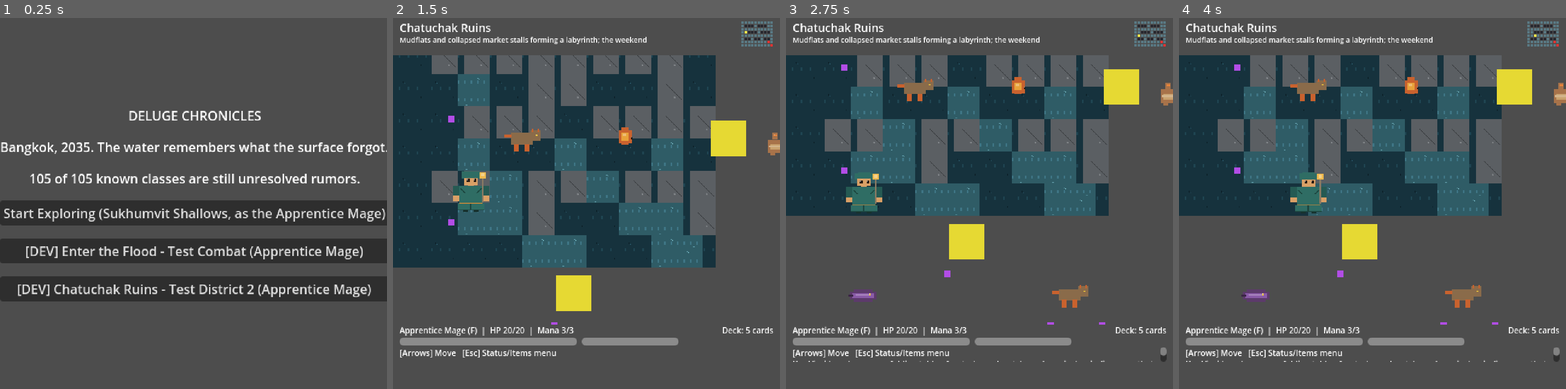
Above: before the commit, frames 1-4 (left to right).
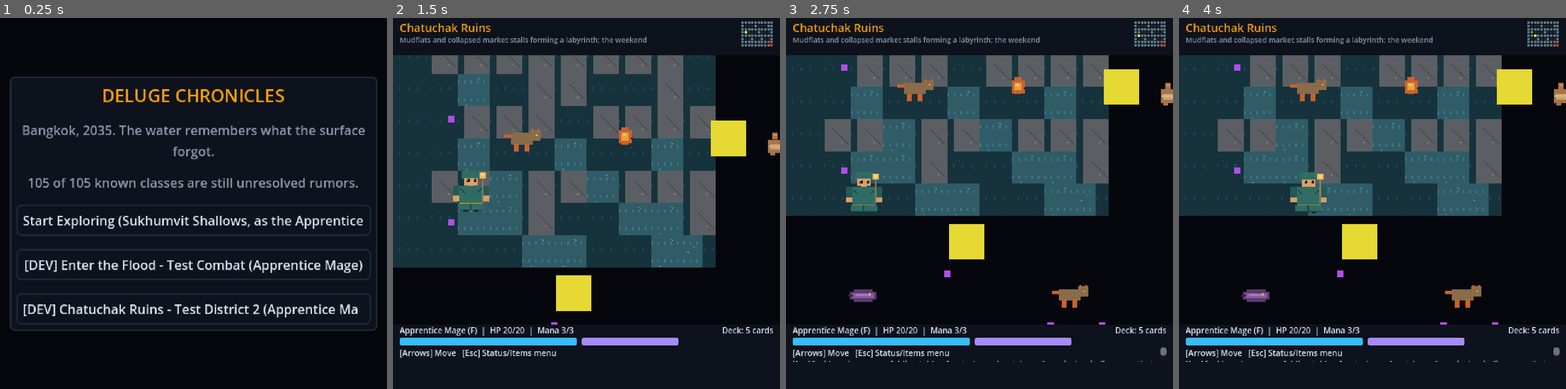
Above: after the commit, the same moments.

Repository: LupangSyS/PulseAI
Game: Godot game, scene res://scenes/main_menu.tscn
The game is run twice, just before and just after one commit, with the same random seed, the same clock (stepped at 60 frames per second) and the same inputs.
Inputs:
- Up to frame 1 (0.25 s): no input
- Up to frame 2 (1.5 s): click "[DEV] Chatuchak Ruins - Test …" at 0.5 s; hold Right (ui_right) from 1.28 s (still down)
- Up to frame 3 (2.75 s): tap Enter at 2 s; release Right (ui_right) at 2.03 s; hold Down (ui_down) from 2.03 s (still down)
- Up to frame 4 (4 s): release Down (ui_down) at 2.78 s; hold Right (ui_right) 2.78-3.53 s; tap Space at 3.5 s; hold Up (ui_up) from 3.53 s (still down)

The runs differ from the first frame. In frame 1, 98% of the frame differs, in the area x 0-100%, y 0-100%; in frame 2, 50%; in frame 3, 61%; in frame 4, 61%.

Commit message:
Extend the dark theme app-wide (main menu, overworld, status menu)
Combat's new dark theme made the rest of the app's stock-Godot-gray look
even more obviously out of place - main menu, overworld HUD, and the
status/items menu were all still completely unstyled. Extracted the
theme-building logic out of combat.gd into a shared scripts/util/ui_theme.gd
(same static-utility convention as SpriteLoader/TileLoader) so every
screen adopts the exact same palette and Theme resource with one line
instead of each re-deriving its own, and refactored combat.gd itself to
use it rather than keeping a private copy.

Applied it to overworld.gd (flat panel-color fills behind the HUD bands,
since those position children by raw pixel coordinates rather than
container rules - a PanelContainer wrapper would have fought that),
status_menu.gd, and main_menu.gd.

Caught and fixed a real overflow along the way: wrapping main_menu in a
PanelContainer made it size to its widest natural content instead of
the 480px canvas, running long button labels off the right edge - found
via an actual screenshot, not assumed, and fixed by capping the box
width and clipping button text (Button doesn't wrap its own text, same
constraint combat.gd's tray buttons already work around).

Validated headlessly under Xvfb: clean import, real screenshots of all
four screens (main menu, overworld, status menu in both tabs, and a
combat regression check that the refactor didn't break anything), plus
an explicit global-rect overflow check against the actual viewport
height rather than eyeballing it.

Co-Authored-By: Claude Sonnet 5 <noreply@anthropic.com>
Claude-Session: https://claude.ai/code/session_01P5dwagSojk6u8oWg1L4kN1

Diff:
--- a/scripts/combat/combat.gd
+++ b/scripts/combat/combat.gd
@@ -84,19 +84,20 @@
 ## (battle just started) or "enemy is dead", both of which hide the display.
 var enemy_intent: Dictionary = {}
 
-## Palette for the combat scene's theme/panels/accents - see _build_theme.
-## Kept as named constants rather than inlined so the "player=cyan,
-## enemy=rose, warning=amber" color language stays consistent across the
-## HP bars, name labels, and intent readout.
-const COL_BG := Color("#05070c")
-const COL_PANEL_BG := Color("#0d121c")
-const COL_PANEL_BORDER := Color("#1e293b")
-const COL_HAZARD_BORDER := Color("#7f1d1d")
-const COL_PLAYER := Color("#38bdf8")
-const COL_ENEMY := Color("#f43f5e")
-const COL_WARNING := Color("#f59e0b")
-const COL_TEXT := Color("#dbe4f0")
-const COL_TEXT_DIM := Color("#8b96ab")
+## Palette for the combat scene's theme/panels/accents, aliased from the
+## shared UITheme utility (scripts/util/ui_theme.gd) so every other screen
+## (overworld, main menu, status menu) uses the exact same "player=cyan,
+## enemy=rose, warning=amber" color language instead of each scene
+## re-deriving its own.
+const COL_BG := UITheme.COL_BG
+const COL_PANEL_BG := UITheme.COL_PANEL_BG
+const COL_PANEL_BORDER := UITheme.COL_PANEL_BORDER
+const COL_HAZARD_BORDER := UITheme.COL_HAZARD_BORDER
+const COL_PLAYER := UITheme.COL_PLAYER
+const COL_ENEMY := UITheme.COL_ENEMY
+const COL_WARNING := UITheme.COL_WARNING
+const COL_TEXT := UITheme.COL_TEXT
+const COL_TEXT_DIM := UITheme.COL_TEXT_DIM
 
 var player_portrait: TextureRect
 var enemy_portrait: TextureRect
@@ -158,7 +159,7 @@
 	# name + HP readout, and a visual HP bar. Wrapped in a dark bordered
 	# panel (the "stage") instead of sitting bare on the background.
 	var arena_panel := PanelContainer.new()
-	arena_panel.add_theme_stylebox_override("panel", _panel_style(COL_PANEL_BORDER))
+	arena_panel.add_theme_stylebox_override("panel", UITheme.panel_style(COL_PANEL_BORDER))
 	root_box.add_child(arena_panel)
 
 	arena_row = HBoxContainer.new()
@@ -222,7 +223,7 @@
 
 	# --- Battle log: fixed height, does not expand.
 	var log_panel := PanelContainer.new()
-	log_panel.add_theme_stylebox_override("panel", _panel_style(COL_PANEL_BORDER))
+	log_panel.add_theme_stylebox_override("panel", UITheme.panel_style(COL_PANEL_BORDER))
 	root_box.add_child(log_panel)
 
 	log_label = RichTextLabel.new()
@@ -262,7 +263,7 @@
 	# End Turn off-screen. Wrapped in a hazard-bordered panel (the action
 	# zone) to distinguish it from the arena/log's neutral panels.
 	var tray_panel := PanelContainer.new()
-	tray_panel.add_theme_stylebox_override("panel", _panel_style(COL_HAZARD_BORDER))
+	tray_panel.add_theme_stylebox_override("panel", UITheme.panel_style(COL_HAZARD_BORDER))
 	root_box.add_child(tray_panel)
 
 	card_scroll = ScrollContainer.new()
@@ -294,16 +295,21 @@
 ## as this Control's own `theme` (see _build_ui), so every child Button/
 ## Label/PanelContainer picks it up automatically, including ones created
 ## later by _make_tray_button for cards/items.
+## Combat's own buttons (menu Cards/Item/Guard, End Turn, tray entries) use
+## a thicker border than UITheme.build()'s default - they're chunkier
+## tap/click targets than a HUD label row - so this stays a thin local
+## wrapper around UITheme.panel_style rather than calling UITheme.build()
+## directly.
 func _build_theme() -> Theme:
 	var t := Theme.new()
 
-	t.set_stylebox("panel", "PanelContainer", _panel_style(COL_PANEL_BORDER))
-
-	var btn_normal := _panel_style(COL_PANEL_BORDER, 4)
-	var btn_hover := _panel_style(COL_PLAYER, 4)
-	var btn_pressed := _panel_style(COL_PLAYER, 4)
+	t.set_stylebox("panel", "PanelContainer", UITheme.panel_style(COL_PANEL_BORDER))
+
+	var btn_normal := UITheme.panel_style(COL_PANEL_BORDER, 4)
+	var btn_hover := UITheme.panel_style(COL_PLAYER, 4)
+	var btn_pressed := UITheme.panel_style(COL_PLAYER, 4)
 	btn_pressed.bg_color = Color("#182335")
-	var btn_disabled := _panel_style(Color("#232b3d"), 4)
+	var btn_disabled := UITheme.panel_style(Color("#232b3d"), 4)
 	btn_disabled.bg_color = Color("#0a0d14")
 
 	t.set_stylebox("normal", "Button", btn_normal)
@@ -320,15 +326,6 @@
 
 	return t
 
-func _panel_style(border: Color, border_width: int = 2) -> StyleBoxFlat:
-	var style := StyleBoxFlat.new()
-	style.bg_color = COL_PANEL_BG
-	style.border_color = border
-	style.set_border_width_all(border_width)
-	style.set_corner_radius_all(6)
-	style.set_content_margin_all(8)
-	return style
-
 func _make_portrait() -> TextureRect:
 	var rect := TextureRect.new()
 	rect.custom_minimum_size = Vector2(80, 80)
@@ -351,19 +348,7 @@
 	bar.min_value = 0
 	bar.show_percentage = false
 	bar.size_flags_horizontal = Control.SIZE_SHRINK_CENTER
-
-	var bg := StyleBoxFlat.new()
-	bg.bg_color = Color("#0a0d14")
-	bg.border_color = COL_PANEL_BORDER
-	bg.set_border_width_all(1)
-	bg.set_corner_radius_all(3)
-	bar.add_theme_stylebox_override("background", bg)
-
-	var fill := StyleBoxFlat.new()
-	fill.bg_color = fill_color
-	fill.set_corner_radius_all(3)
-	bar.add_theme_stylebox_override("fill", fill)
-
+	UITheme.style_bar(bar, fill_color)
 	return bar
 
 ## A tray entry (hand card or item): a Button used purely as the click
@@ -391,7 +376,7 @@
 	# see the icon block below) so a card's type reads at a glance, the
 	# same idea as the icon tinting, applied to the frame around it too.
 	if icon_tint != Color.WHITE:
-		var border := _panel_style(icon_tint, 2)
+		var border := UITheme.panel_style(icon_tint, 2)
 		border.bg_color = COL_PANEL_BG
 		btn.add_theme_stylebox_override("normal", border)
 		var border_disabled := border.duplicate()
--- a/scripts/menu/status_menu.gd
+++ b/scripts/menu/status_menu.gd
@@ -59,9 +59,11 @@
 	visible = false
 
 func _build_ui() -> void:
+	theme = UITheme.build()
+
 	panel_bg = ColorRect.new()
 	panel_bg.set_anchors_and_offsets_preset(Control.PRESET_FULL_RECT)
-	panel_bg.color = Color(0.05, 0.06, 0.08, 0.94)
+	panel_bg.color = Color(UITheme.COL_BG.r, UITheme.COL_BG.g, UITheme.COL_BG.b, 0.94)
 	add_child(panel_bg)
 
 	var margin := MarginContainer.new()
@@ -91,16 +93,19 @@
 
 	title_label = Label.new()
 	title_label.add_theme_font_size_override("font_size", 13)
+	title_label.add_theme_color_override("font_color", UITheme.COL_WARNING)
 	header_text.add_child(title_label)
 
 	hp_bar = ProgressBar.new()
 	hp_bar.custom_minimum_size = Vector2(0, 12)
 	hp_bar.show_percentage = false
+	UITheme.style_bar(hp_bar, UITheme.COL_PLAYER)
 	header_text.add_child(hp_bar)
 
 	resource_bar = ProgressBar.new()
 	resource_bar.custom_minimum_size = Vector2(0, 12)
 	resource_bar.show_percentage = false
+	UITheme.style_bar(resource_bar, UITheme.COL_RESOURCE)
 	header_text.add_child(resource_bar)
 
 	var tab_row := HBoxContainer.new()
--- a/scripts/overworld/minimap.gd
+++ b/scripts/overworld/minimap.gd
@@ -29,6 +29,7 @@
 func _draw() -> void:
 	if district == null:
 		return
+	draw_rect(Rect2(Vector2.ZERO, size), UITheme.COL_PANEL_BG)
 	for y in district.grid_height:
 		for x in district.grid_width:
 			var blocked := false
--- a/scripts/overworld/overworld.gd
+++ b/scripts/overworld/overworld.gd
@@ -108,6 +108,33 @@
 
 func _build_ui() -> void:
 	set_anchors_and_offsets_preset(Control.PRESET_FULL_RECT)
+	theme = UITheme.build()
+
+	var backdrop := ColorRect.new()
+	backdrop.color = UITheme.COL_BG
+	backdrop.set_anchors_and_offsets_preset(Control.PRESET_FULL_RECT)
+	backdrop.mouse_filter = Control.MOUSE_FILTER_IGNORE
+	add_child(backdrop)
+
+	# Flat panel fills (not PanelContainer) behind the top/bottom HUD bands -
+	# both bands position their children with raw pixel coordinates rather
+	# than container layout rules, so wrapping them in a PanelContainer
+	# would fight that positioning; a plain colored rect behind them gets
+	# the same "boxed panel" read without touching how anything inside is
+	# placed.
+	var top_panel_bg := ColorRect.new()
+	top_panel_bg.color = UITheme.COL_PANEL_BG
+	top_panel_bg.position = Vector2.ZERO
+	top_panel_bg.size = Vector2(VIEWPORT_WIDTH, TOP_HUD_HEIGHT)
+	top_panel_bg.mouse_filter = Control.MOUSE_FILTER_IGNORE
+	add_child(top_panel_bg)
+
+	var bottom_panel_bg := ColorRect.new()
+	bottom_panel_bg.color = UITheme.COL_PANEL_BG
+	bottom_panel_bg.position = Vector2(0, VIEWPORT_HEIGHT - BOTTOM_HUD_HEIGHT)
+	bottom_panel_bg.size = Vector2(VIEWPORT_WIDTH, BOTTOM_HUD_HEIGHT)
+	bottom_panel_bg.mouse_filter = Control.MOUSE_FILTER_IGNORE
+	add_child(bottom_panel_bg)
 
 	map_viewport = Control.new()
 	map_viewport.position = Vector2(0, TOP_HUD_HEIGHT)
@@ -122,12 +149,14 @@
 	name_label = Label.new()
 	name_label.position = Vector2(8, 2)
 	name_label.add_theme_font_size_override("font_size", 14)
+	name_label.add_theme_color_override("font_color", UITheme.COL_WARNING)
 	add_child(name_label)
 
 	desc_label = Label.new()
 	desc_label.position = Vector2(8, 20)
 	desc_label.size = Vector2(340, 18)
 	desc_label.add_theme_font_size_override("font_size", 9)
+	desc_label.add_theme_color_override("font_color", UITheme.COL_TEXT_DIM)
 	desc_label.autowrap_mode = TextServer.AUTOWRAP_WORD_SMART
 	desc_label.clip_text = true
 	add_child(desc_label)
@@ -161,16 +190,19 @@
 	hp_bar = ProgressBar.new()
 	hp_bar.custom_minimum_size = Vector2(220, 10)
 	hp_bar.show_percentage = false
+	UITheme.style_bar(hp_bar, UITheme.COL_PLAYER)
 	bars_row.add_child(hp_bar)
 	resource_bar = ProgressBar.new()
 	resource_bar.custom_minimum_size = Vector2(120, 10)
 	resource_bar.show_percentage = false
+	UITheme.style_bar(resource_bar, UITheme.COL_RESOURCE)
 	bars_row.add_child(resource_bar)
 
 	log_label = RichTextLabel.new()
 	log_label.custom_minimum_size = Vector2(0, 18)
 	log_label.bbcode_enabled = true
 	log_label.add_theme_font_size_override("normal_font_size", 10)
+	log_label.add_theme_color_override("default_color", UITheme.COL_TEXT)
 	bottom.add_child(log_label)
 
 	inventory_container = HBoxContainer.new()
--- a/scripts/ui/main_menu.gd
+++ b/scripts/ui/main_menu.gd
@@ -14,42 +14,74 @@
 
 func _ready() -> void:
 	set_anchors_and_offsets_preset(Control.PRESET_FULL_RECT)
+	theme = UITheme.build()
 
+	var backdrop := ColorRect.new()
+	backdrop.color = UITheme.COL_BG
+	backdrop.set_anchors_and_offsets_preset(Control.PRESET_FULL_RECT)
+	backdrop.mouse_filter = Control.MOUSE_FILTER_IGNORE
+	add_child(backdrop)
+
+	var center := CenterContainer.new()
+	center.set_anchors_and_offsets_preset(Control.PRESET_FULL_RECT)
+	add_child(center)
+
+	var panel := PanelContainer.new()
+	panel.add_theme_stylebox_override("panel", UITheme.panel_style(UITheme.COL_PANEL_BORDER))
+	center.add_child(panel)
+
+	# Capped to fit the 480-wide base canvas (see project.godot's
+	# viewport_width) with margin either side - a PanelContainer/VBoxContainer
+	# otherwise sizes to its widest natural content, and these button labels
+	# are long enough to overflow the screen if left unconstrained.
 	var box := VBoxContainer.new()
-	box.set_anchors_and_offsets_preset(Control.PRESET_FULL_RECT)
+	box.custom_minimum_size = Vector2(440, 0)
 	box.alignment = BoxContainer.ALIGNMENT_CENTER
 	box.add_theme_constant_override("separation", 16)
-	add_child(box)
+	panel.add_child(box)
 
 	var title := Label.new()
 	title.text = "DELUGE CHRONICLES"
 	title.horizontal_alignment = HORIZONTAL_ALIGNMENT_CENTER
+	title.add_theme_font_size_override("font_size", 22)
+	title.add_theme_color_override("font_color", UITheme.COL_WARNING)
 	box.add_child(title)
 
 	var subtitle := Label.new()
 	subtitle.text = "Bangkok, 2035. The water remembers what the surface forgot."
 	subtitle.horizontal_alignment = HORIZONTAL_ALIGNMENT_CENTER
+	subtitle.autowrap_mode = TextServer.AUTOWRAP_WORD_SMART
+	subtitle.add_theme_color_override("font_color", UITheme.COL_TEXT_DIM)
 	box.add_child(subtitle)
 
 	var codex_label := Label.new()
 	codex_label.text = _build_codex_text()
 	codex_label.horizontal_alignment = HORIZONTAL_ALIGNMENT_CENTER
+	codex_label.autowrap_mode = TextServer.AUTOWRAP_WORD_SMART
+	codex_label.add_theme_color_override("font_color", UITheme.COL_TEXT_DIM)
 	box.add_child(codex_label)
 
-	var explore_button := Button.new()
-	explore_button.text = "Start Exploring (Sukhumvit Shallows, as the Apprentice Mage)"
+	var explore_button := _make_menu_button("Start Exploring (Sukhumvit Shallows, as the Apprentice Mage)")
 	explore_button.pressed.connect(_on_explore_pressed)
 	box.add_child(explore_button)
 
-	var start_button := Button.new()
-	start_button.text = "[DEV] Enter the Flood - Test Combat (Apprentice Mage)"
+	var start_button := _make_menu_button("[DEV] Enter the Flood - Test Combat (Apprentice Mage)")
 	start_button.pressed.connect(_on_start_pressed)
 	box.add_child(start_button)
 
-	var chatuchak_button := Button.new()
-	chatuchak_button.text = "[DEV] Chatuchak Ruins - Test District 2 (Apprentice Mage)"
+	var chatuchak_button := _make_menu_button("[DEV] Chatuchak Ruins - Test District 2 (Apprentice Mage)")
 	chatuchak_button.pressed.connect(_on_chatuchak_pressed)
 	box.add_child(chatuchak_button)
+
+## Godot's Button doesn't wrap its own text (same constraint combat.gd's
+## tray buttons work around with a wrapped Label) - clip_text at least
+## ellipsizes instead of silently rendering past the button's own bounds.
+func _make_menu_button(text: String) -> Button:
+	var btn := Button.new()
+	btn.text = text
+	btn.clip_text = true
+	btn.custom_minimum_size = Vector2(440, 0)
+	return btn
 
 func _build_codex_text() -> String:
 	var total: int = GameData.classes.size()
--- /dev/null
+++ b/scripts/util/ui_theme.gd
@@ -0,0 +1,77 @@
+class_name UITheme
+extends RefCounted
+
+## The dark "combat terminal" look introduced in combat.gd, extracted so
+## every screen (overworld, main menu, status menu, combat) shares one
+## palette and one Theme resource instead of each scene re-deriving its
+## own StyleBoxFlats. A screen adopts it with `theme = UITheme.build()` in
+## its own _build_ui(); every Button/Label/PanelContainer under that root
+## picks the shared styling up automatically, including nodes created
+## later at runtime (card buttons, tray buttons, HUD rows, etc).
+##
+## "player=cyan, enemy/danger=rose, warning=amber" is the color language
+## established in combat.gd and kept consistent everywhere this is used.
+
+const COL_BG := Color("#05070c")
+const COL_PANEL_BG := Color("#0d121c")
+const COL_PANEL_BORDER := Color("#1e293b")
+const COL_HAZARD_BORDER := Color("#7f1d1d")
+const COL_PLAYER := Color("#38bdf8")
+const COL_ENEMY := Color("#f43f5e")
+const COL_WARNING := Color("#f59e0b")
+const COL_GOOD := Color("#4ade80")
+const COL_RESOURCE := Color("#a78bfa")
+const COL_TEXT := Color("#dbe4f0")
+const COL_TEXT_DIM := Color("#8b96ab")
+
+static func panel_style(border: Color, border_width: int = 2) -> StyleBoxFlat:
+	var style := StyleBoxFlat.new()
+	style.bg_color = COL_PANEL_BG
+	style.border_color = border
+	style.set_border_width_all(border_width)
+	style.set_corner_radius_all(6)
+	style.set_content_margin_all(8)
+	return style
+
+## Applies matching background/fill StyleBoxFlats directly to a ProgressBar
+## (HP/resource bars aren't picked up by the shared Theme's PanelContainer/
+## Button styles, so each bar needs this called once after creation).
+static func style_bar(bar: ProgressBar, fill_color: Color) -> void:
+	var bg := StyleBoxFlat.new()
+	bg.bg_color = Color("#0a0d14")
+	bg.border_color = COL_PANEL_BORDER
+	bg.set_border_width_all(1)
+	bg.set_corner_radius_all(3)
+	bar.add_theme_stylebox_override("background", bg)
+
+	var fill := StyleBoxFlat.new()
+	fill.bg_color = fill_color
+	fill.set_corner_radius_all(3)
+	bar.add_theme_stylebox_override("fill", fill)
+
+static func build() -> Theme:
+	var t := Theme.new()
+
+	t.set_stylebox("panel", "PanelContainer", panel_style(COL_PANEL_BORDER))
+
+	var btn_normal := panel_style(COL_PANEL_BORDER, 2)
+	var btn_hover := panel_style(COL_PLAYER, 2)
+	var btn_pressed := panel_style(COL_PLAYER, 2)
+	btn_pressed.bg_color = Color("#182335")
+	var btn_disabled := panel_style(Color("#232b3d"), 2)
+	btn_disabled.bg_color = Color("#0a0d14")
+
+	t.set_stylebox("normal", "Button", btn_normal)
+	t.set_stylebox("hover", "Button", btn_hover)
+	t.set_stylebox("pressed", "Button", btn_pressed)
+	t.set_stylebox("focus", "Button", btn_hover)
+	t.set_stylebox("disabled", "Button", btn_disabled)
+	t.set_color("font_color", "Button", COL_TEXT)
+	t.set_color("font_hover_color", "Button", Color.WHITE)
+	t.set_color("font_disabled_color", "Button", COL_TEXT_DIM)
+
+	t.set_color("font_color", "Label", COL_TEXT)
+	t.set_color("font_color", "RichTextLabel", COL_TEXT)
+	t.set_color("default_color", "RichTextLabel", COL_TEXT)
+
+	return t
Not shown, changed: GDD.md
Not shown, changed: README.md
